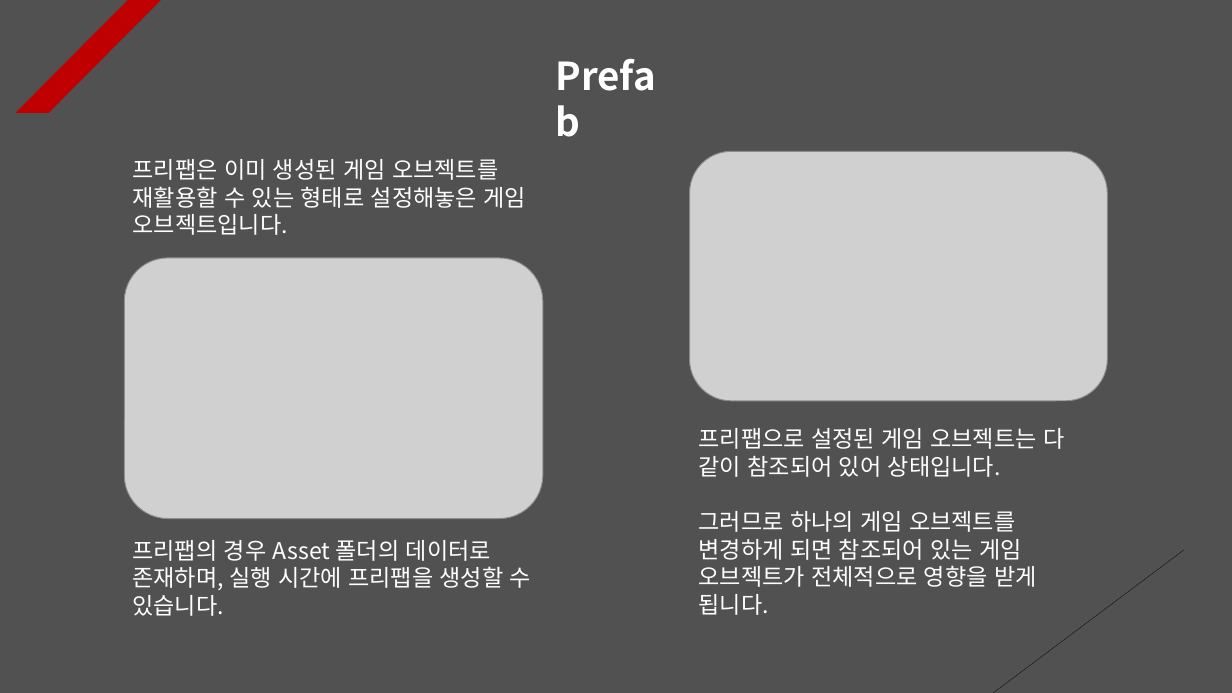
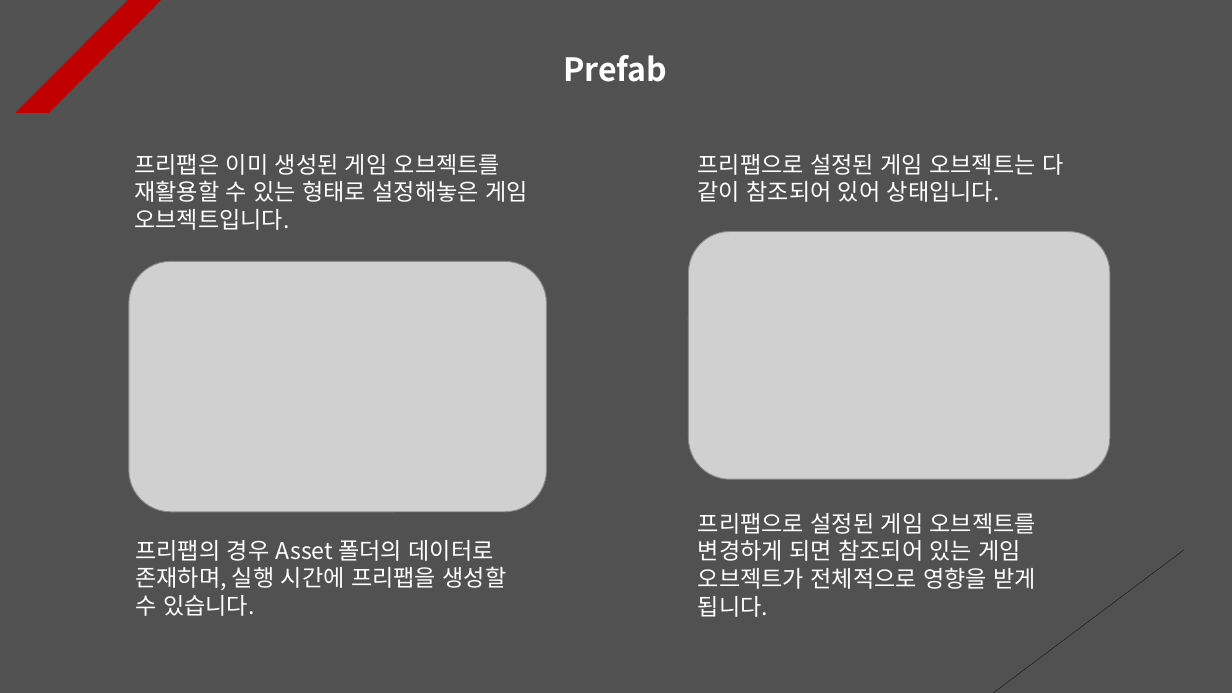
Before and after one commit to Unity2033/Data-Structure, a slide deck: slide 1 of Assets/Prefab System/PPT Data/Prefab System Example.pptx. Drawn at 1232x693 pixels with LibreOffice and Linux fonts; fonts in the diff are those of the drawing; grey boxes stand for pictures. Boxes give left, top, right and bottom in pixels: in the first picture for what was removed or moved away, otherwise in the second. Text is boxed around its words. In the diff, an @@ line names an element or a change of style, - is before the commit and + after.

```diff
--- a/Assets/Prefab System/PPT Data/Prefab System Example.pptx
+++ b/Assets/Prefab System/PPT Data/Prefab System Example.pptx
@@ text "Prefab" moved from (x1=547, y1=47, x2=686, y2=104) to (x1=563, y1=55, x2=667, y2=82) @@
@@ text "Prefab" at (x1=563, y1=55, x2=667, y2=82): size 30 to 25 pt; alignment left to centre @@
@@ text "프리팹은 이미 생성된 게임 오브젝트를 ..." moved from (x1=133, y1=159, x2=527, y2=235) to (x1=134, y1=154, x2=528, y2=230) @@
@@ text added at (x1=698, y1=154, x2=1063, y2=202), 18 pt, text #FFFFFF @@
+프리팹으로 설정된 게임 오브젝트는 다 같이 참조되어 있어 상태입니다.
@@ picture moved from (x1=689, y1=152, x2=1107, y2=401) to (x1=689, y1=232, x2=1110, y2=480) @@
@@ picture resized from (x1=125, y1=258, x2=543, y2=518) to (x1=128, y1=262, x2=546, y2=512) @@
@@ text "프리팹의 경우 Asset 폴더의 데이터로 ..." rewrapped from (x1=132, y1=540, x2=531, y2=616) to (x1=135, y1=540, x2=507, y2=616) @@
@@ text at (x1=698, y1=513, x2=1036, y2=617): text changed @@
-프리팹으로 설정된 게임 오브젝트는 다 같이 참조되어 있어 상태입니다.
-그러므로 하나의 게임 오브젝트를 변경하게 되면 참조되어 있는 게임 오브젝트가 전체적으로 영향을 받게 됩니다.
+프리팹으로 설정된 게임 오브젝트를 변경하게 되면 참조되어 있는 게임 오브젝트가 전체적으로 영향을 받게 됩니다.
```
Also in this commit, not shown: 3 slides added, 33 other files.
